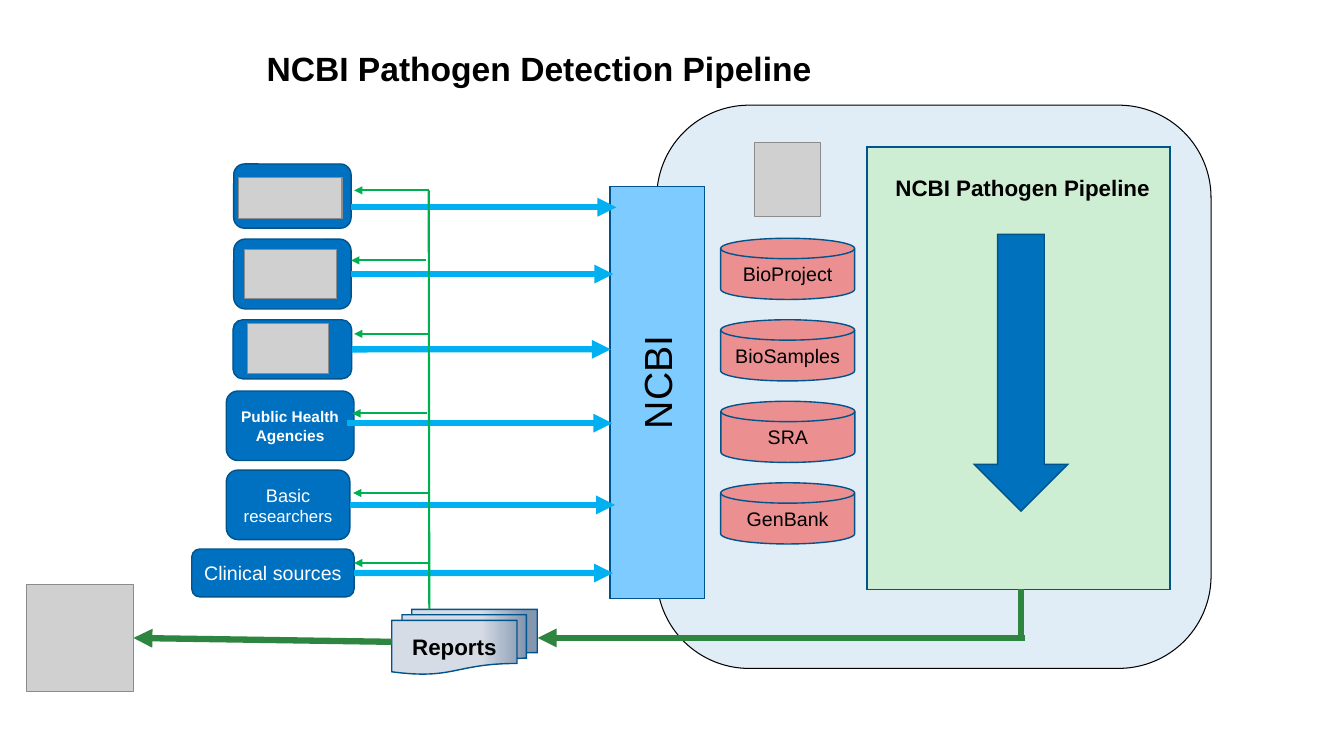
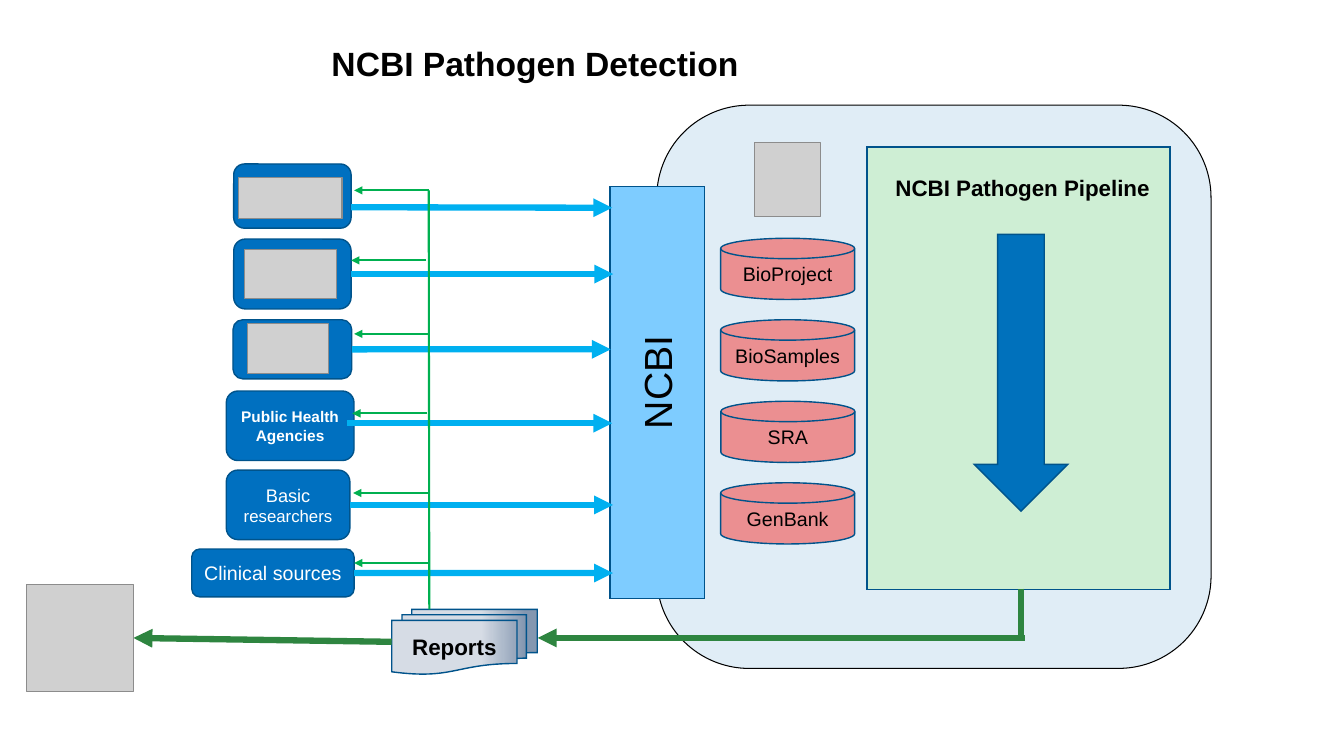
Before and after one commit to ncbi/workshop-asm-big-2026, a slide deck: slide 3 of bacterial_pathogens.pptx. Drawn at 1344x756 pixels with LibreOffice and Linux fonts; fonts in the diff are those of the drawing; grey boxes stand for pictures; background and template pictures are left out. Boxes give left, top, right and bottom in pixels: in the first picture for what was removed or moved away, otherwise in the second. Text is boxed around its words. In the diff, an @@ line names an element or a change of style, - is before the commit and + after.

Commit message:
Update to Pathogen powerpoint

```diff
--- a/bacterial_pathogens.pptx
+++ b/bacterial_pathogens.pptx
@@ text at box(331, 51, 738, 83): text changed @@
-NCBI Pathogen Detection Pipeline
+NCBI Pathogen Detection
@@ arrow moved from (351, 208) - (616, 208) to (351, 208) - (612, 208) @@
```
Also in this commit, not shown: 4 other slides changed, 2 slides added, 2 slides removed.
